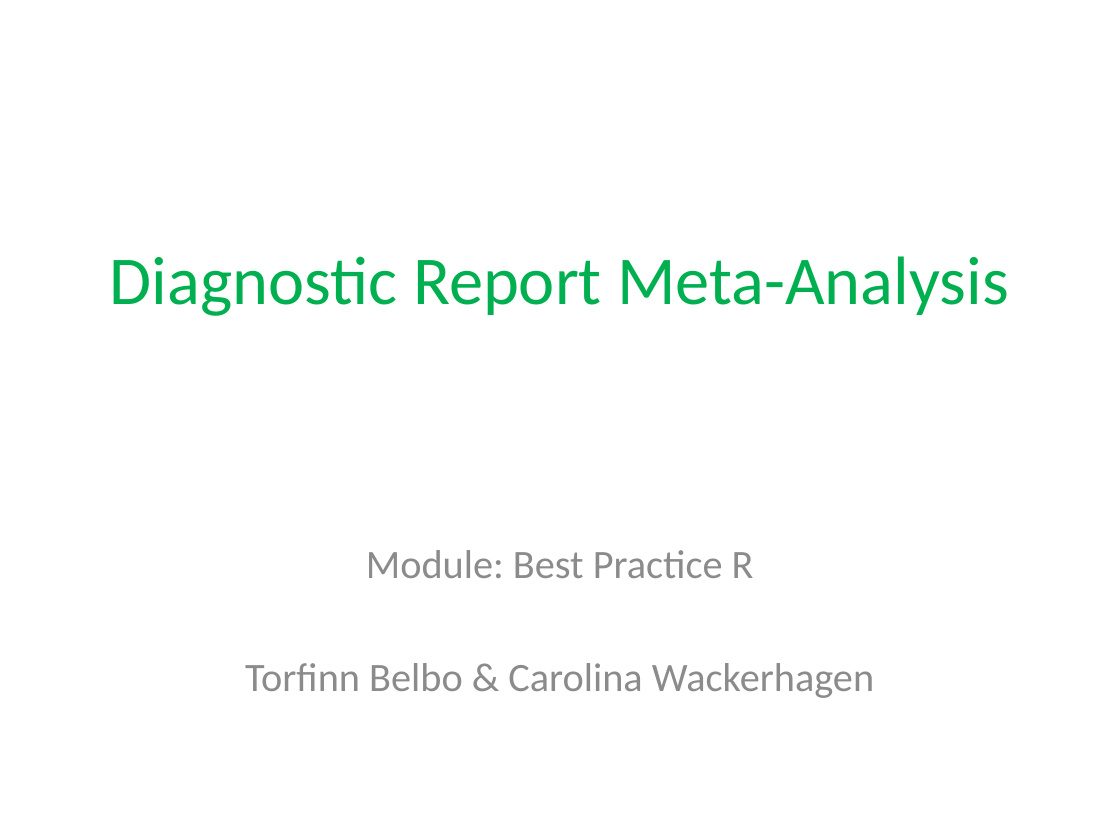
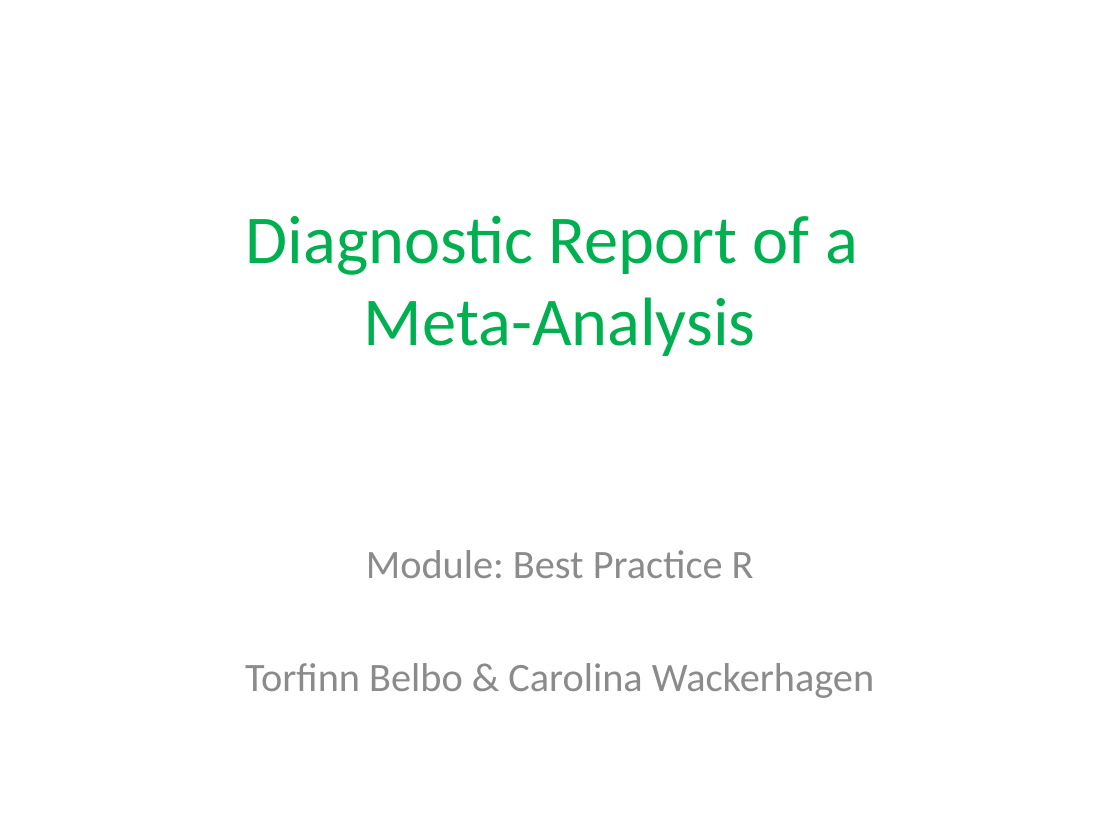
Before and after one commit to carow/Meta-Analysis, a slide deck: slide 1 of Presentation/Presentation nov 18.pptx. Drawn at 1120x840 pixels with LibreOffice and Linux fonts; fonts in the diff are those of the drawing. Boxes give left, top, right and bottom in pixels: in the first picture for what was removed or moved away, otherwise in the second. Text is boxed around its words. In the diff, an @@ line names an element or a change of style, - is before the commit and + after.

```diff
--- a/Presentation/Presentation nov 18.pptx
+++ b/Presentation/Presentation nov 18.pptx
@@ title at <box>245,215,858,356</box>: text changed @@
-Diagnostic Report Meta-Analysis
+Diagnostic Report of a
+Meta-Analysis
```
Also in this commit, not shown: 1 other slide changed.
